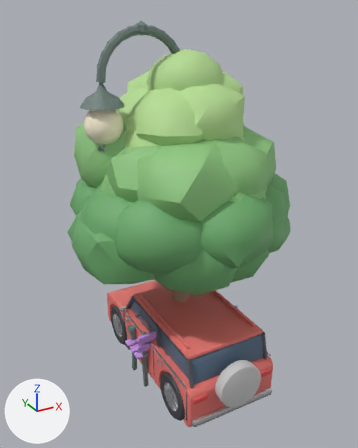
The FBX model assets/models/CityKit.fbx, before and after one commit.
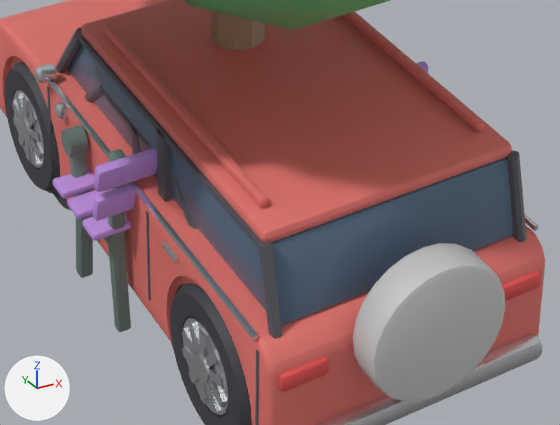
Each version appears first whole from a 50 mm camera at (-11.23, -20.22, 18.79) aimed at (-0.21, -0.19, 8.78), and next in a close-up on the part from 31% to 77% of the width and 64% to 93% of the height. The lights are fixed; the arrows at lower left show +X, +Y and +Z. The last two pictures show the newer version. Where no turn or scale is listed for an object, it has been applied to the vertices. Vertices at exactly the same position are counted once.

Before the edit, the objects in view are built like this:
```python
me_bench_iron = bpy.data.meshes.new('Bench_Iron')
me_bench_iron.from_pydata(...)  # 440 vertices, 396 faces; spans x -2.75..2.75, y -1.01..1.01, z -1.72..1.72
me_bench_iron.materials.append(mat_iron)  # grey #6f817c
me_bench_paint = bpy.data.meshes.new('Bench_Paint')
me_bench_paint.from_pydata(...)  # 280 vertices, 270 faces; spans x -3.05..3.05, y -0.99..0.99, z -0.78..0.78
me_bench_paint.materials.append(mat_paint)  # purple #c495e7
me_tree_leaves1 = bpy.data.meshes.new('Tree_Leaves1')
me_tree_leaves1.from_pydata(...)  # 378 vertices, 720 faces; spans x -5.43..5.43, y -5.18..5.18, z -2.4..2.4
me_tree_leaves1.materials.append(mat_leaves1)  # green #6fad6f
ob_bench_iron = bpy.data.objects.new('Bench_Iron', me_bench_iron)
ob_bench_iron.location = (0.0, 0.06, 1.72)
ob_bench_paint = bpy.data.objects.new('Bench_Paint', me_bench_paint)
ob_bench_paint.location = (0.0, -0.16, 2.66)
ob_tree_leaves1 = bpy.data.objects.new('Tree_Leaves1', me_tree_leaves1)
ob_tree_leaves1.location = (-0.27, -0.02, 8.71)
# also in view: 'SUV_Chrome' at (0.0, 0.0, 2.0); 'TreeTall_Trunk' at (0.14, -0.38, 5.31); 'SUV_Rim' at (0.0, 0.0, 1.2); 'SUV_Glass' at (0.0, -1.16, 3.46); 'Sedan_Trim' at (0.0, -0.4, 2.16)
```
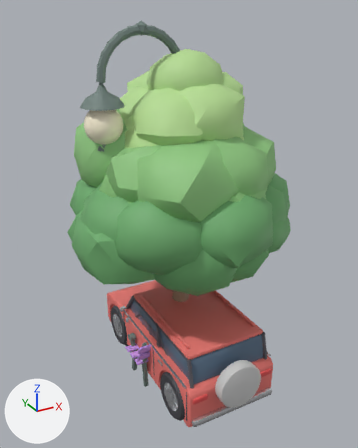
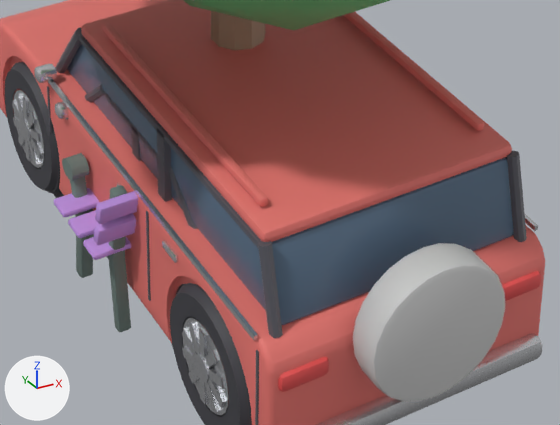
The change, as a diff of the scene's bpy script:
```diff
--- a/assets/models/CityKit.fbx.py
+++ b/assets/models/CityKit.fbx.py
@@ me_bench_iron @@
 # used by ob_bench_iron; location = (0.0, 0.06, 1.72)
-me_bench_iron.from_pydata(...)  # 440 vertices, 396 faces; spans x -2.75..2.75, y -1.01..1.01, z -1.72..1.72
+me_bench_iron.from_pydata(...)  # 440 vertices, 396 faces; spans x -2.75..2.75, y -1.01..1.01, z -1.38..1.38
+# me_bench_iron part 1: a new loose piece, a 12-sided cylinder along x spanning x -2.75..-2.45, y 0.57..1.01, z 0.53..0.88, in mat_iron (grey #6f817c)
+# me_bench_iron part 2: 210 vertices removed from x -2.75..-2.45, y -1.01..1.01, z -1.72..1.72; 186 vertices added at x -2.72..-2.48, y -1.01..0.88, z -1.38..1.38
+# other edits to the shape of me_bench_iron do not show in these pictures
 me_bench_iron.materials.append(mat_iron)
@@ me_bench_paint @@
 # used by ob_bench_paint; location = (0.0, -0.16, 2.66)
-me_bench_paint.from_pydata(...)  # 280 vertices, 270 faces; spans x -3.05..3.05, y -0.99..0.99, z -0.78..0.78
+me_bench_paint.from_pydata(...)  # 280 vertices, 270 faces; spans x -3.05..3.05, y -0.99..0.99, z -0.62..0.62
+# me_bench_paint part 3: the whole mesh is scaled about its middle by (1, 1, 0.8)
 me_bench_paint.materials.append(mat_paint)
@@ ob_bench_iron @@
 ob_bench_iron = bpy.data.objects.new('Bench_Iron', me_bench_iron)
-ob_bench_iron.location = (0.0, 0.06, 1.72)
+ob_bench_iron.location = (0.0, 0.06, 1.38)
@@ ob_bench_paint @@
 ob_bench_paint = bpy.data.objects.new('Bench_Paint', me_bench_paint)
-ob_bench_paint.location = (0.0, -0.16, 2.66)
+ob_bench_paint.location = (0.0, -0.16, 2.13)
```

What differs and where, as boxes [x1, y1, x2, y2] in the close-ups (560 x 425 px; the box of a moved part takes in the faces that stretch with it):
'Bench_Paint', rescaled: before [53, 61, 429, 241]; after [54, 188, 138, 260]
'Bench_Iron', reshaped, moved (13% shorter): before [61, 125, 131, 332]; after [62, 153, 131, 332]
part 1 of me_bench_iron, added: after [62, 153, 89, 180]
part 2 of me_bench_iron, moved or reshaped: before [61, 125, 129, 304]; after [70, 176, 129, 304]
